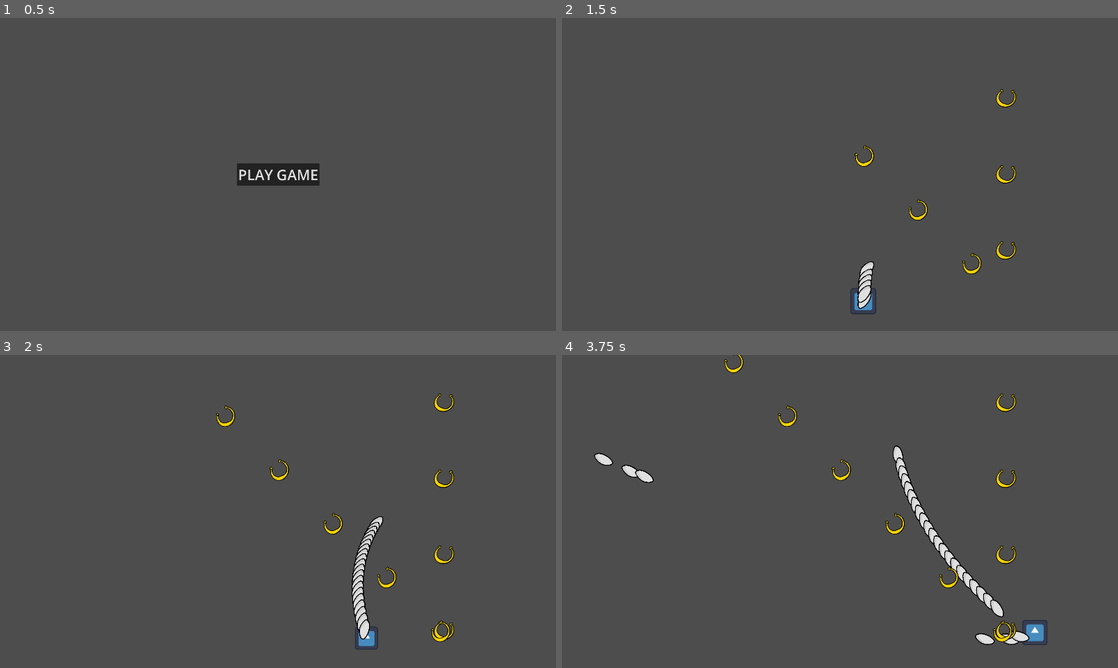
Above: before the commit, frames 1-4 (two rows, left to right).
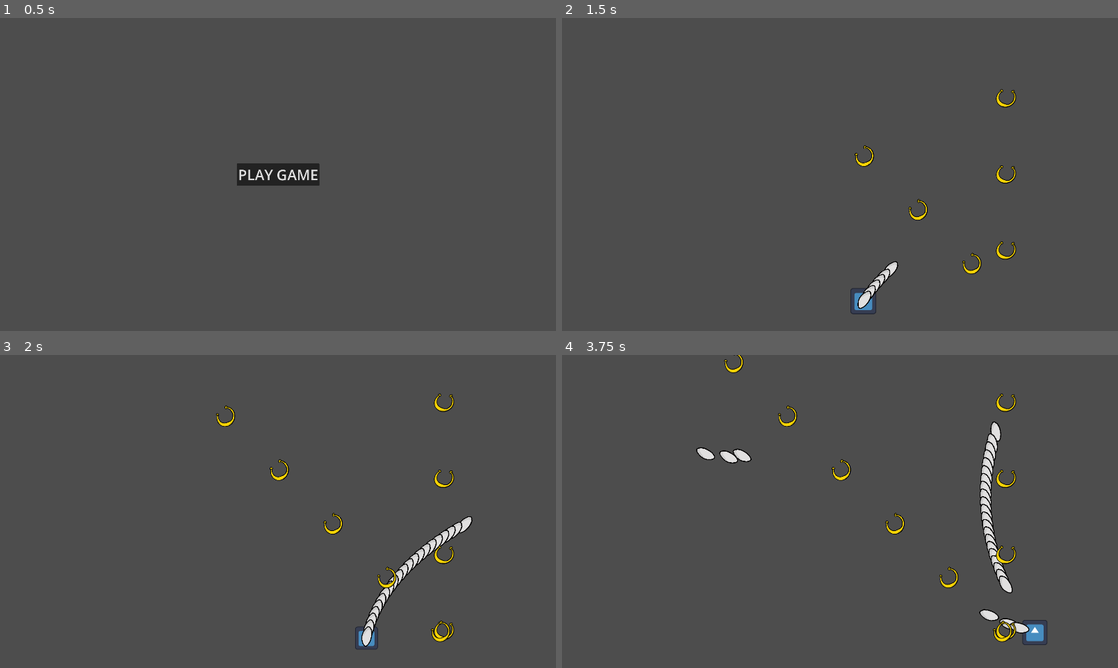
Above: after the commit, the same moments.

Repository: kaito002/bullet-hell-5
Game: Godot game, scene res://scenes/ui/main_menu.tscn
Two runs of this game, one before a commit and one after it. Both use one fixed random seed, a clock stepped at 60 frames per second and the inputs below. The engine's default icon, where the game draws it, is replaced by a stand-in: a white triangle on a blue panel in a dark square.
Inputs (mouse positions are in pixels of both pictures, inside the frame that each line leads up to):
- Up to frame 1 (0.5 s): no input
- Up to frame 2 (1.5 s): click "PLAY GAME" at 0.5 s; move the mouse to (962, 158) at 1.27 s; press the mouse at (962, 158) at 1.28 s; hold D (right) from 1.28 s (still down)
- Up to frame 3 (2 s): keep holding D (right)
- Up to frame 4 (3.75 s): move the mouse to (728, 527) at 2.02 s; release D (right) at 2.03 s; release the mouse at (728, 527) at 2.03 s; hold S (down) 2.03-2.78 s; click (728, 527) at 2.1 s; move the mouse to (895, 442) at 2.77 s; press the mouse at (895, 442) at 2.78 s; hold D (right) 2.78-3.53 s; move the mouse to (812, 574) at 3.52 s; release the mouse at (812, 574) at 3.53 s; hold W (up) from 3.53 s (still down); click (812, 574) at 3.6 s

Frame 1 is identical in both runs. In frame 2, 0.4% of the frame differs, in the area x 53-61%, y 77-92%; in frame 3, 1.7%; in frame 4, 3.2%, in the area x 5-85%, y 21-93%.

Commit message:
bullets are now child to weapons

Diff:
--- a/scenes/weapons/weapon.gd
+++ b/scenes/weapons/weapon.gd
@@ -16,11 +16,10 @@
 	debounce.start()
 
 	var bullet: Bullet = bullet_scene.instantiate()
-	bullet.global_position = global_position
 	bullet.direction = target_direction
 	bullet.rotation = target_direction.angle()
 	bullet.rotation_degrees += 90
-	get_tree().root.add_child.call_deferred(bullet, true)
+	add_child.call_deferred(bullet, true)
 
 func is_on_cooldown():
 	return !debounce.is_stopped()
